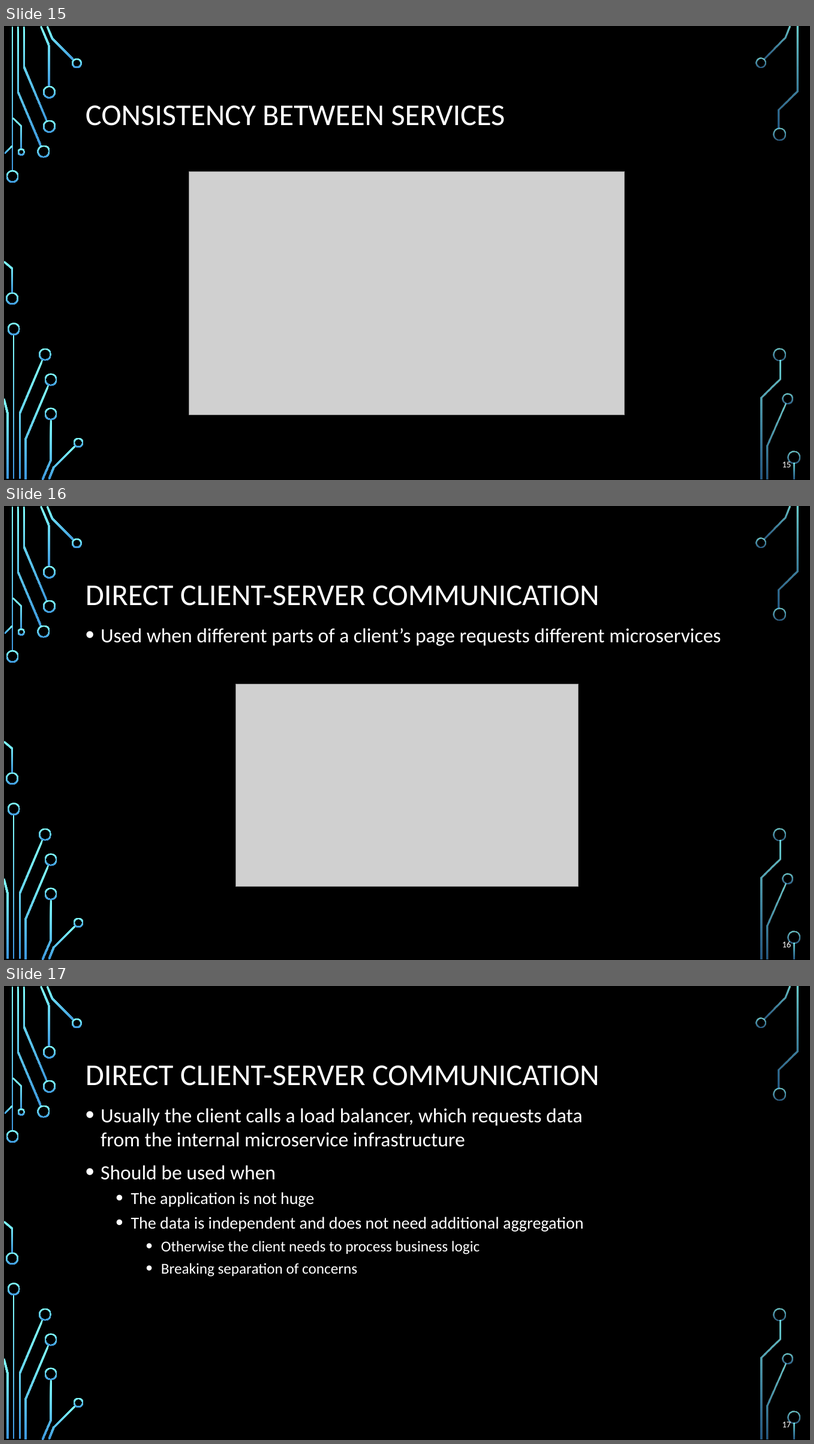
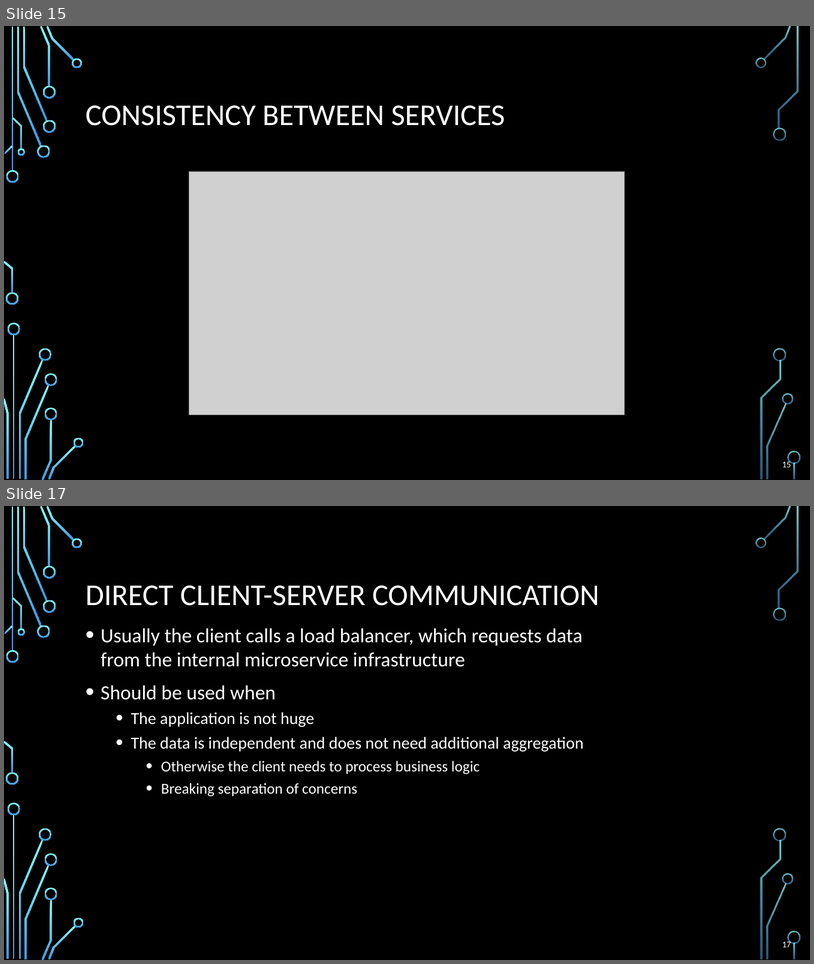
Before and after one commit to profjordanov/doctorate, a slide deck: communications/web_communication_pres.pptx. Shown one above the other, each under a label of ours: slides 15, 16 and 17 before the commit, slides 15 and 17 after it; the slides between them are not shown. The pictures are 814x1444 and 814x964 pixels, drawn with LibreOffice and Linux fonts; fonts in the diff are those of the drawing; grey boxes stand for pictures; background and template pictures are left out. Boxes give left, top, right and bottom in pixels: in the first picture for what was removed or moved away, otherwise in the second. Text is boxed around its words. In the diff, an @@ line names an element or a change of style, - is before the commit and + after.

```diff
--- a/communications/web_communication_pres.pptx
+++ b/communications/web_communication_pres.pptx
@@ slide 16 removed at [4, 506, 810, 960], background picture (left out); not listed: 36 template elements that a slide beside it also shows @@
@@ title removed at [86, 585, 600, 606] @@
-DIRECT CLIENT-SERVER COMMUNICATION
@@ text removed at [101, 628, 721, 646] @@
-• Used when different parts of a client’s page requests different microservices
@@ picture removed at [236, 684, 579, 886] @@
@@ page number removed at [783, 940, 792, 947] @@
-16
```
Also in this commit, not shown: 1 slide changed, 3 slides added, 2 other slides removed.
